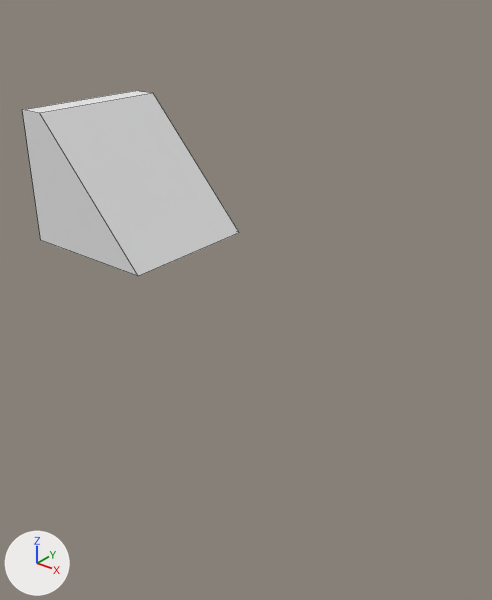
Renders of the Blender file Brains/Assets/Blender/Gravestone Triangular.blend from each side of a commit.
The view is the same before and after, from a 50 mm lens placed at (1.89, -2.57, 2.7), pointed at (-0.36, 0.25, 0.96). The lights are fixed; the arrows at lower left show +X, +Y and +Z. Mesh edges are drawn as thin lines.

Script lines for the objects in view, before the commit:
```python
me_plane = bpy.data.meshes.new('Plane')
me_plane.from_pydata(...)  # 4199 vertices, 6 faces; spans x -1.22..0.8, y -1.0..1.0, z -0.93..0.89
me_plane.materials.append(mat_material)  # its picture is missing
ob_plane = bpy.data.objects.new('Plane', me_plane)
ob_plane.location = (-0.855, 0.002, 1.668)
ob_plane.scale = (0.41, 0.41, 0.41)
```
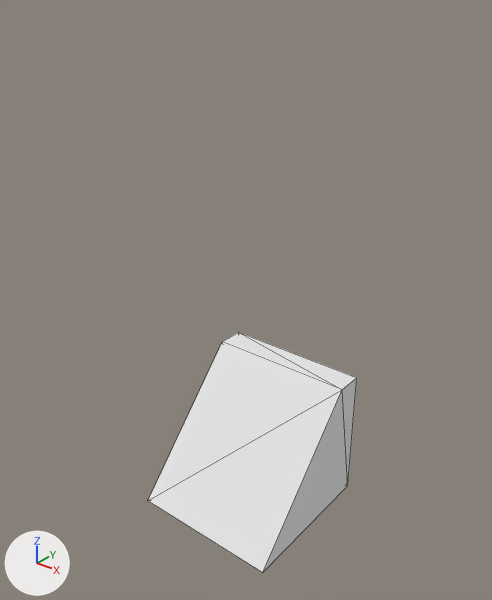
The edits, one by one:
me_plane has 4199 vertices, 6 faces and spans x -1.22..0.8, y -1.0..1.0, z -0.93..0.89.
me_plane is used by ob_plane; location (-0.855, 0.002, 1.668); scale (0.41, 0.41, 0.41).
me_plane part 1: the loose piece of 8 vertices spanning x -1.22..0.78, y -1.0..1.0, z -0.93..0.88 is turned -90 degrees about the z axis through its middle and scaled by 0.41, then moved by (0.22, -0.17, 0.38).
Object 'Plane' (ob_plane) is rescaled from (0.41, 0.41, 0.41) to (1.0, 1.0, 1.0).
Object 'Plane' (ob_plane) moves from (-0.855, 0.002, 1.668) to (0.0, 0.0, 0.0).
Object 'Plane' (ob_plane) gains a TRIANGULATE modifier named 'Triangulate'.

Where the change shows, as pixel boxes [x1, y1, x2, y2] in the pictures (492 x 600 px):
'Plane', reshaped, moved, modifiers changed, rescaled: before [22, 91, 239, 276]; after [148, 332, 357, 572]
